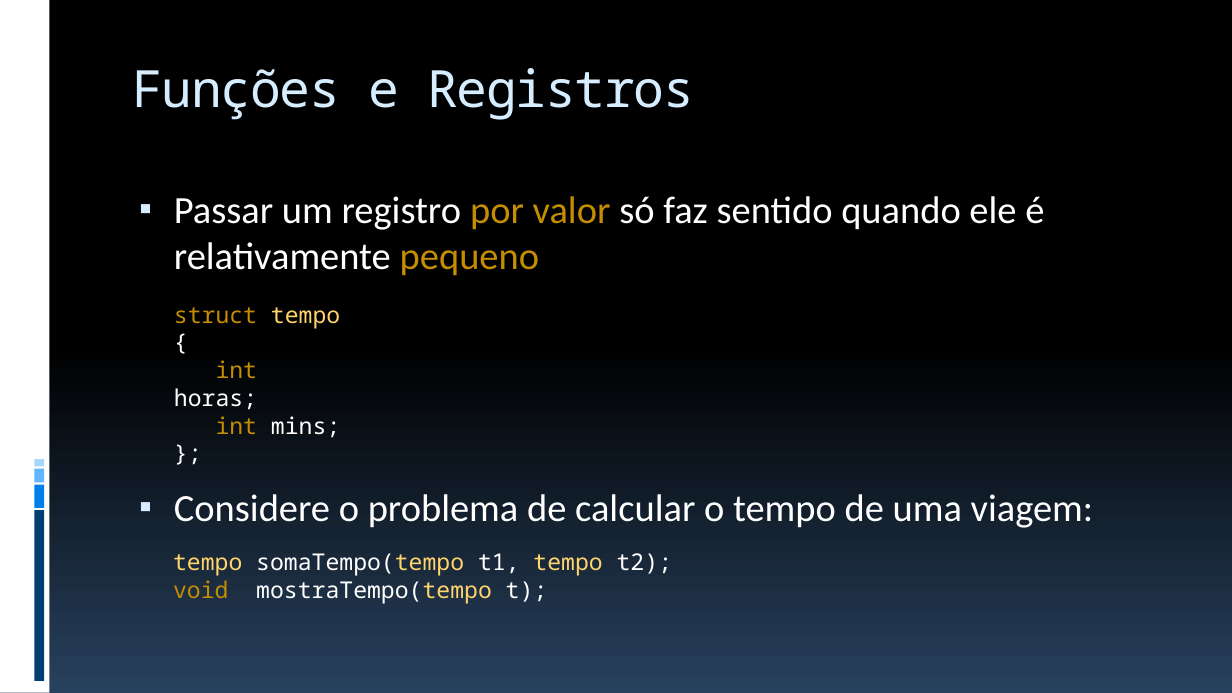
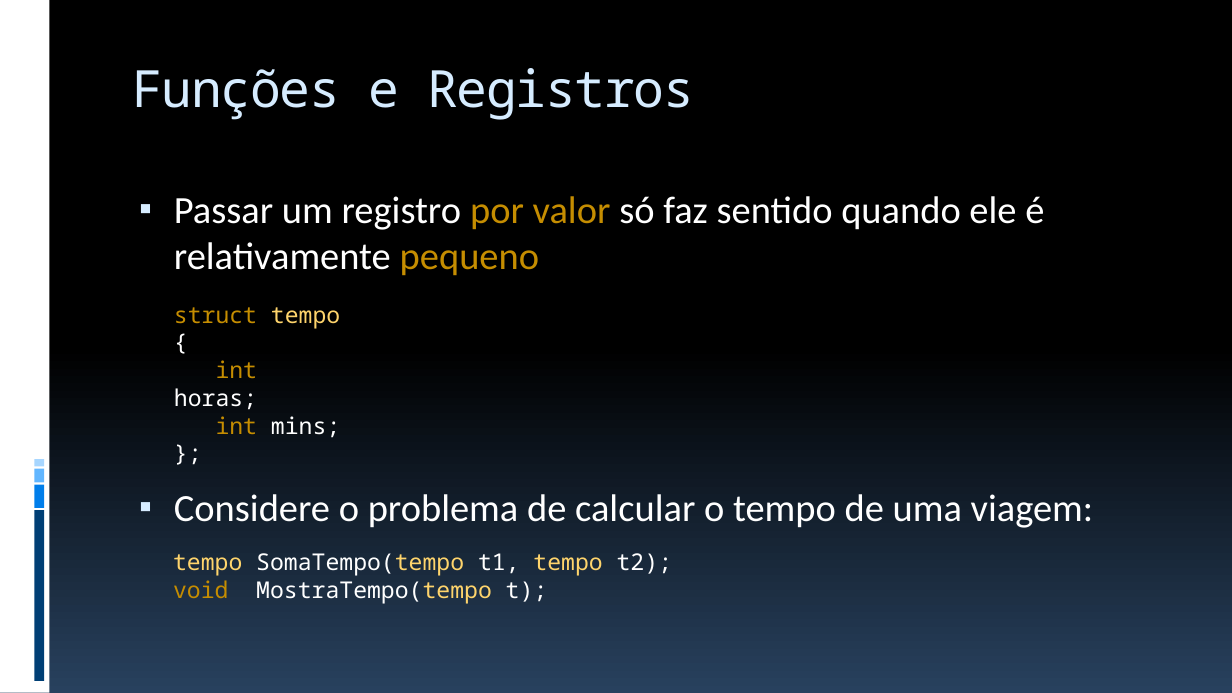
Before and after one commit to JudsonSS/ProgComp, a slide deck: slide 22 of Slides/26. Funções com Strings e Registros.pptx. Drawn at 1232x693 pixels with LibreOffice and Linux fonts; fonts in the diff are those of the drawing. Boxes give left, top, right and bottom in pixels: in the first picture for what was removed or moved away, otherwise in the second. Text is boxed around its words. In the diff, an @@ line names an element or a change of style, - is before the commit and + after.

```diff
--- a/Slides/26. Funções com Strings e Registros.pptx
+++ b/Slides/26. Funções com Strings e Registros.pptx
@@ text at (173, 553, 672, 604): text changed @@
-tempo somaTempo(tempo t1, tempo t2);
-void mostraTempo(tempo t);
+tempo SomaTempo(tempo t1, tempo t2);
+void MostraTempo(tempo t);
```
Also in this commit, not shown: 5 other slides changed, 2 other files.
